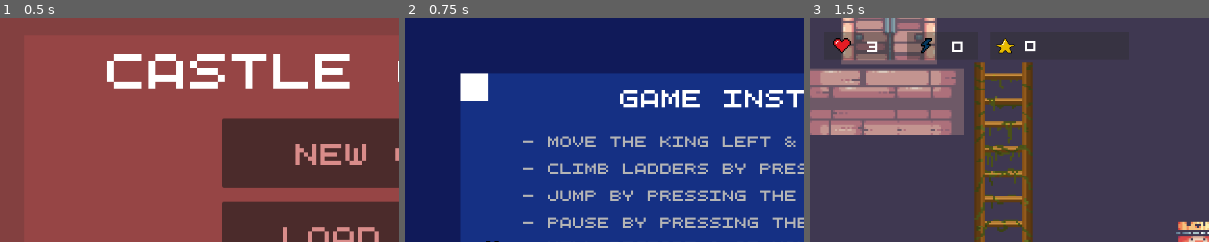
Above: before the commit, frames 1-3 (left to right).
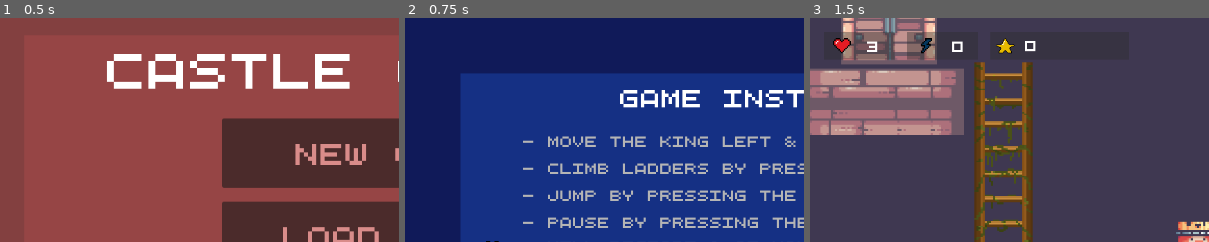
Above: after the commit, the same moments.

Repository: Ai2045/Castle-Climbers
Game: Godot game, scene res://Scenes/main_menu.tscn
Same seed, same stepped clock (60 frames per second), same inputs: the game is played once before the commit and once after it.
Inputs:
- Up to frame 1 (0.5 s): no input
- Up to frame 2 (0.75 s): click "NEW GAME" at 0.5 s
- Up to frame 3 (1.5 s): click "X" at 1.25 s
The pictures show only the part of the screen within x 0-50%, y 0-50%; the shares and areas given below are measured in that part.

Frame 1 is identical in both runs. In frame 2, 0.9% of the frame differs, in the area x 13-22%, y 24-38%; in frame 3, nothing differs.

Commit message:
game music

Diff:
--- a/Scenes/LevelDoor.tscn
+++ b/Scenes/LevelDoor.tscn
@@ -6,6 +6,7 @@
 [ext_resource type="Texture2D" uid="uid://1bdvd6pt2ktd" path="res://Assets/Kings and Pigs/Sprites/14-TileSets/Terrain (32x32).png" id="4_2gf3e"]
 [ext_resource type="Texture2D" uid="uid://di3ywju7v02i2" path="res://Assets/Kings and Pigs/Sprites/04-Pig Throwing a Box/Idle (26x30).png" id="5_n4wk2"]
 [ext_resource type="Texture2D" uid="uid://d3m2k7njkfpmi" path="res://Assets/Kings and Pigs/Sprites/01-King Human/Idle (78x58)2.png" id="6_gfu33"]
+[ext_resource type="AudioStream" uid="uid://cqw85f0ovkio8" path="res://Assets/Music/Retro Sounds/audio effects retro/Machines/computer(turn on).wav" id="7_ydqb4"]
 
 [sub_resource type="RectangleShape2D" id="RectangleShape2D_5pit0"]
 size = Vector2(50, 54)
@@ -562,7 +563,7 @@
 "speed": 10.0
 }]
 
-[node name="LevelDoor" type="Area2D" node_paths=PackedStringArray("menu", "animation_player", "final_time", "final_score", "final_rating")]
+[node name="LevelDoor" type="Area2D" node_paths=PackedStringArray("menu", "animation_player", "final_time", "final_score", "final_rating", "levelUp_music")]
 process_mode = 3
 script = ExtResource("1_dvcm7")
 menu = NodePath("UI/Menu")
@@ -570,6 +571,7 @@
 final_time = NodePath("UI/Menu/Container/TimeCompleted/Value")
 final_score = NodePath("UI/Menu/Container/Score/Value")
 final_rating = NodePath("UI/Menu/Container/Ranking/Value")
+levelUp_music = NodePath("Music/LevelUpMusic")
 
 [node name="Sprite2D" type="Sprite2D" parent="."]
 texture = ExtResource("1_e5rpo")
@@ -816,6 +818,11 @@
 sprite_frames = SubResource("SpriteFrames_fvmt6")
 autoplay = "default"
 
+[node name="Music" type="Node2D" parent="."]
+
+[node name="LevelUpMusic" type="AudioStreamPlayer" parent="Music"]
+stream = ExtResource("7_ydqb4")
+
 [connection signal="body_entered" from="." to="." method="_on_body_entered"]
 [connection signal="pressed" from="UI/Menu/Container/ContinueButton" to="." method="_on_continue_button_pressed"]
 [connection signal="pressed" from="UI/Menu/Container/RestartButton" to="." method="_on_restart_button_pressed"]
--- a/Scenes/main_menu.tscn
+++ b/Scenes/main_menu.tscn
@@ -6,6 +6,7 @@
 [ext_resource type="Texture2D" uid="uid://b7sbeetauvpyt" path="res://Assets/Kings and Pigs/Sprites/06-Pig Hide in the Box/Looking Out (26x20).png" id="4_cvwqk"]
 [ext_resource type="Texture2D" uid="uid://dohiy8rd7cjxm" path="res://Assets/Kings and Pigs/Sprites/01-King Human/Idle (78x58).png" id="5_j7d8w"]
 [ext_resource type="Texture2D" uid="uid://di3ywju7v02i2" path="res://Assets/Kings and Pigs/Sprites/04-Pig Throwing a Box/Idle (26x30).png" id="6_o7pyx"]
+[ext_resource type="AudioStream" uid="uid://byxbv76ja5qmu" path="res://Assets/Music/8bit-music-for-game-68698.mp3" id="7_owier"]
 
 [sub_resource type="TileSetAtlasSource" id="TileSetAtlasSource_kkw5q"]
 texture = ExtResource("3_iedvj")
@@ -560,8 +561,9 @@
 "speed": 9.0
 }]
 
-[node name="MainMenu" type="CanvasLayer"]
+[node name="MainMenu" type="CanvasLayer" node_paths=PackedStringArray("background_music")]
 script = ExtResource("1_uyc4y")
+background_music = NodePath("Music/BackgroundMusic")
 
 [node name="Menu" type="ColorRect" parent="."]
 process_mode = 2
@@ -663,6 +665,11 @@
 sprite_frames = SubResource("SpriteFrames_fud7u")
 autoplay = "default"
 
+[node name="Music" type="Node2D" parent="."]
+
+[node name="BackgroundMusic" type="AudioStreamPlayer" parent="Music"]
+stream = ExtResource("7_owier")
+
 [connection signal="pressed" from="Menu/Container/ButtonNew" to="." method="_on_button_new_pressed"]
 [connection signal="pressed" from="Menu/Container/ButtonLoad" to="." method="_on_button_load_pressed"]
 [connection signal="pressed" from="Menu/Container/ButtonQuit" to="." method="_on_button_quit_pressed"]
--- a/Scenes/player.tscn
+++ b/Scenes/player.tscn
@@ -20,6 +20,16 @@
 [ext_resource type="Texture2D" uid="uid://b7sbeetauvpyt" path="res://Assets/Kings and Pigs/Sprites/06-Pig Hide in the Box/Looking Out (26x20).png" id="18_8hshj"]
 [ext_resource type="Texture2D" uid="uid://cwb88dltum2ut" path="res://Assets/Kings and Pigs/Sprites/08-Box/Idle.png" id="19_2umqa"]
 [ext_resource type="Texture2D" uid="uid://bjshy0q3iqxy6" path="res://Assets/Kings and Pigs/Sprites/09-Bomb/Bomb Off.png" id="20_4gd5m"]
+[ext_resource type="AudioStream" uid="uid://qtuul3tbbcuw" path="res://Assets/Music/arguement-loop-27901.mp3" id="21_5c247"]
+[ext_resource type="AudioStream" uid="uid://byxbv76ja5qmu" path="res://Assets/Music/8bit-music-for-game-68698.mp3" id="22_6g3rq"]
+[ext_resource type="AudioStream" uid="uid://bpe5hwbycwte2" path="res://Assets/Music/kl-peach-game-over-iii-142453.mp3" id="23_twf3t"]
+[ext_resource type="AudioStream" uid="uid://bsr8a7bf54hgr" path="res://Assets/Music/Retro Sounds/audio effects retro/Animal and caracters/characters/actions and reactions interactions/jump.wav" id="24_fv8bh"]
+[ext_resource type="AudioStream" uid="uid://bifujr7yduve3" path="res://Assets/Music/Retro Sounds/audio effects retro/Extras/idk/embarrassed.wav" id="25_iuw23"]
+[ext_resource type="AudioStream" uid="uid://cgc362n0mn0ac" path="res://Assets/Music/Retro Sounds/audio effects retro/statistcs (progress on your game)/score.wav" id="26_hrkkm"]
+[ext_resource type="AudioStream" uid="uid://bh2gg1p8hjjk8" path="res://Assets/Music/Retro Sounds/audio effects retro/statistcs (progress on your game)/boost.wav" id="27_ycbbd"]
+[ext_resource type="AudioStream" uid="uid://bwsnt7d1kpxme" path="res://Assets/Music/Retro Sounds/audio effects retro/statistcs (progress on your game)/upgrade.wav" id="28_6tvfy"]
+[ext_resource type="AudioStream" uid="uid://bwfl0wo1gybc3" path="res://Assets/Music/Retro Sounds/audio effects retro/Animal and caracters/characters/attack/attack variation.wav" id="29_5csc1"]
+[ext_resource type="AudioStream" uid="uid://d0ttl8vjk3uby" path="res://Assets/Music/Retro Sounds/audio effects retro/statistcs (progress on your game)/Pickup Coin.wav" id="30_7hh33"]
 
 [sub_resource type="RectangleShape2D" id="RectangleShape2D_guxkt"]
 size = Vector2(21, 23)
@@ -872,7 +882,7 @@
 "speed": 11.0
 }]
 
-[node name="Player" type="CharacterBody2D" node_paths=Packed …(275 unchanged characters)… al_rating", "pause_menu", "instructions")]
+[node name="Player" type="CharacterBody2D" node_paths=Packed …(275 unchanged characters)… al_rating", "pause_menu", "instructions", "background_music", "pauseMenu_music", "gameOver_music", "jumpSFX", "damageSFX", "healthSFX", "scoreSFX", "boostSFX", "attackSFX", "increaseScoreSFX")]
 script = ExtResource("1_o4idn")
 jump_height = -130
 player_sprite = NodePath("AnimatedSprite2D")
@@ -895,6 +905,16 @@
 final_rating = NodePath("GameOver/Menu/Container/Ranking/Value")
 pause_menu = NodePath("PauseMenu")
 instructions = NodePath("Instructions")
+background_music = NodePath("Music/BackgroundMusic")
+pauseMenu_music = NodePath("Music/PauseMenuMusic")
+gameOver_music = NodePath("Music/GameOverMusic")
+jumpSFX = NodePath("Music/JumpSFX")
+damageSFX = NodePath("Music/DamageSFX")
+healthSFX = NodePath("Music/HealthSFX")
+scoreSFX = NodePath("Music/ScoreSFX")
+boostSFX = NodePath("Music/BoostSFX")
+attackSFX = NodePath("Music/AttackSFX")
+increaseScoreSFX = NodePath("Music/IncreseScoreSFX")
 
 [node name="CollisionShape2D" type="CollisionShape2D" parent="."]
 position = Vector2(-7, 0.5)
@@ -1503,6 +1523,7 @@
 layout_mode = 0
 offset_right = 40.0
 offset_bottom = 40.0
+color = Color(1, 1, 1, 0)
 
 [node name="Label" type="Label" parent="Instructions/Menu/Container/Inputs"]
 layout_mode = 1
@@ -1555,8 +1576,10 @@
 text = "- Will restore 1 of your 3 lives"
 
 [node name="Boosts" type="ColorRect" parent="Instructions/Menu/Container"]
+layout_mode = 0
 offset_right = 40.0
 offset_bottom = 40.0
+color = Color(1, 1, 1, 0)
 
 [node name="Sprite2D" type="Sprite2D" parent="Instructions/Menu/Container/Boosts"]
 position = Vector2(45, 290)
@@ -1581,8 +1604,10 @@
 text = "- Enables “SHIFT” to destroy obstacles"
 
 [node name="Score" type="ColorRect" parent="Instructions/Menu/Container"]
+layout_mode = 0
 offset_right = 40.0
 offset_bottom = 40.0
+color = Color(1, 1, 1, 0)
 
 [node name="Sprite2D" type="Sprite2D" parent="Instructions/Menu/Container/Score"]
 position = Vector2(50, 325)
@@ -1607,8 +1632,10 @@
 text = "- Will give you 1000 score points"
 
 [node name="Time" type="ColorRect" parent="Instructions/Menu/Container"]
+layout_mode = 0
 offset_right = 40.0
 offset_bottom = 40.0
+color = Color(1, 1, 1, 0)
 
 [node name="Sprite2D" type="Sprite2D" parent="Instructions/Menu/Container/Time"]
 position = Vector2(45, 373)
@@ -1634,8 +1661,10 @@
 text = "- How long you’ve been in the current level"
 
 [node name="Box" type="ColorRect" parent="Instructions/Menu/Container"]
+layout_mode = 0
 offset_right = 40.0
 offset_bottom = 40.0
+color = Color(1, 1, 1, 0)
 
 [node name="Sprite2D" type="Sprite2D" parent="Instructions/Menu/Container/Box"]
 position = Vector2(50, 410)
@@ -1661,8 +1690,10 @@
 text = "- Jump over obstacles to avoid losing 10 points"
 
 [node name="Bomb" type="ColorRect" parent="Instructions/Menu/Container"]
+layout_mode = 0
 offset_right = 40.0
 offset_bottom = 40.0
+color = Color(1, 1, 1, 0)
 
 [node name="Sprite2D" type="Sprite2D" parent="Instructions/Menu/Container/Bomb"]
 position = Vector2(50, 445)
@@ -1686,6 +1717,38 @@
 theme_override_fonts/font = ExtResource("11_ffb61")
 theme_override_font_sizes/font_size = 15
 text = "- Jump over obstacles to avoid losing 100 points"
+
+[node name="Music" type="Node2D" parent="."]
+
+[node name="BackgroundMusic" type="AudioStreamPlayer" parent="Music"]
+stream = ExtResource("21_5c247")
+
+[node name="PauseMenuMusic" type="AudioStreamPlayer" parent="Music"]
+stream = ExtResource("22_6g3rq")
+
+[node name="GameOverMusic" type="AudioStreamPlayer" parent="Music"]
+stream = ExtResource("23_twf3t")
+
+[node name="JumpSFX" type="AudioStreamPlayer" parent="Music"]
+stream = ExtResource("24_fv8bh")
+
+[node name="DamageSFX" type="AudioStreamPlayer" parent="Music"]
+stream = ExtResource("25_iuw23")
+
+[node name="ScoreSFX" type="AudioStreamPlayer" parent="Music"]
+stream = ExtResource("26_hrkkm")
+
+[node name="BoostSFX" type="AudioStreamPlayer" parent="Music"]
+stream = ExtResource("27_ycbbd")
+
+[node name="HealthSFX" type="AudioStreamPlayer" parent="Music"]
+stream = ExtResource("28_6tvfy")
+
+[node name="AttackSFX" type="AudioStreamPlayer" parent="Music"]
+stream = ExtResource("29_5csc1")
+
+[node name="IncreseScoreSFX" type="AudioStreamPlayer" parent="Music"]
+stream = ExtResource("30_7hh33")
 
 [connection signal="animation_finished" from="AnimatedSprite2D" to="." method="_on_animated_sprite_2d_animation_finished"]
 [connection signal="pressed" from="GameOver/Menu/Container/RestartButton" to="." method="_on_restart_button_pressed"]
--- a/Scripts/LevelDoor.gd
+++ b/Scripts/LevelDoor.gd
@@ -7,6 +7,8 @@
 @export var final_time: Label
 @export var final_score: Label
 @export var final_rating: Label
+
+@export var levelUp_music: AudioStreamPlayer
 
 func _ready():
 	menu.visible = false
@@ -24,6 +26,8 @@
 		final_rating.text = str(Global.final_rating)
 
 		Input.set_mouse_mode(Input.MOUSE_MODE_VISIBLE)
+
+		levelUp_music.play()
 
 
 
--- a/Scripts/MainMenu.gd
+++ b/Scripts/MainMenu.gd
@@ -1,8 +1,12 @@
 extends CanvasLayer
+
+@export var background_music: AudioStreamPlayer
 
 func _ready():
 	get_tree().paused = true
 	Input.set_mouse_mode(Input.MOUSE_MODE_VISIBLE)
+
+	background_music.play()
 
 func _on_button_new_pressed():
 	var current_scene = get_tree().current_scene
--- a/Scripts/Player.gd
+++ b/Scripts/Player.gd
@@ -36,6 +36,18 @@
 @export var pause_menu: CanvasLayer
 
 @export var instructions: Popup
+
+@export var background_music: AudioStreamPlayer
+@export var pauseMenu_music:AudioStreamPlayer
+@export var gameOver_music: AudioStreamPlayer
+@export var jumpSFX: AudioStreamPlayer
+@export var damageSFX: AudioStreamPlayer
+@export var healthSFX: AudioStreamPlayer
+@export var scoreSFX: AudioStreamPlayer
+@export var boostSFX: AudioStreamPlayer
+@export var attackSFX: AudioStreamPlayer
+@export var increaseScoreSFX: AudioStreamPlayer
+
 var attack_time_left = 0
 
 var level_start_time = Time.get_ticks_msec()
@@ -52,6 +64,8 @@
 	update_attack_boost.connect(attack.update_attack_boost)
 	update_score.connect(score_ui.update_score)
 	health_label.text = str(lives)
+
+	background_music.play()
 
 func _physics_process(delta):
 
@@ -115,13 +129,18 @@
 
 		Input.set_mouse_mode(Input.MOUSE_MODE_VISIBLE)
 
+		background_music.stop()
+		pauseMenu_music.play()
+
 	if event.is_action_pressed("ui_attack"):
 		if Global.is_attacking == true:
 			player_sprite.play("attack")
+			attackSFX.play()
 
 	if event.is_action_pressed("ui_jump") and is_on_floor():
 		velocity.y = jump_height
 		player_sprite.play("jump")
+		jumpSFX.play()
 
 	if Global.is_climbing == true:
 		if !Input.is_anything_pressed():
@@ -131,7 +150,8 @@
 			player_sprite.play("climb")
 			gravity = 100
 			velocity.y = -160
-			Global.is_jumping = false
+			Global.is_jumping = true
+			jumpSFX.play()
 
 	else:
 			gravity = 200
@@ -157,6 +177,9 @@
 		final_rating.text = str(Global.final_rating)
 
 		Input.set_mouse_mode(Input.MOUSE_MODE_VISIBLE)
+
+		background_music.stop()
+		gameOver_music.play()
 
 func _process(delta):
 
@@ -210,6 +233,7 @@
 		is_hurt = true
 
 		decrease_score(10)
+		damageSFX.play()
 
 	if lives <= 0:
 		player_sprite.play("death")
@@ -219,12 +243,15 @@
 		if lives < max_lives:
 			lives += 1
 			update_lives.emit(lives, max_lives)
+			healthSFX.play()
 
 	if pickup == Global.Pickups.ATTACK:
 		Global.is_attacking = true
+		boostSFX.play()
 
 	if pickup == Global.Pickups.SCORE:
 		increase_score(1000)
+		scoreSFX.play()
 
 
 
@@ -237,6 +264,7 @@
 func increase_score(score_count):
 	score += score_count
 	update_score.emit(score)
+	increaseScoreSFX.play()
 
 func decrease_score(score_count):
 	if score >= score_count:
@@ -285,11 +313,16 @@
 	gameOver_menu.visible = false
 	get_tree().reload_current_scene()
 
+	background_music.play()
+
 
 
 func _on_button_resume_pressed():
 	get_tree().paused = false
 	pause_menu.visible = false
+
+	background_music.play()
+	pauseMenu_music.stop()
 
 
 func _on_button_save_pressed():
Not shown: 1 places in Scenes/LevelDoor.tscn that only renumber resources
Not shown: 1 places in Scenes/main_menu.tscn that only renumber resources
Not shown: 1 places in Scenes/player.tscn that only renumber resources
